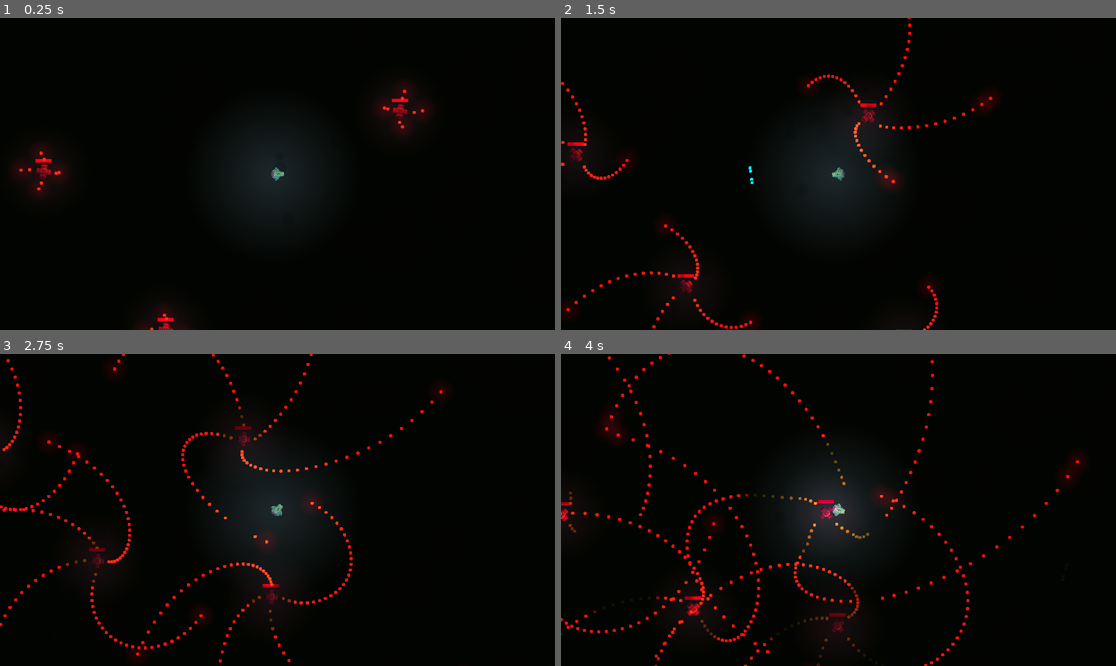
Above: before the commit, frames 1-4 (two rows, left to right).
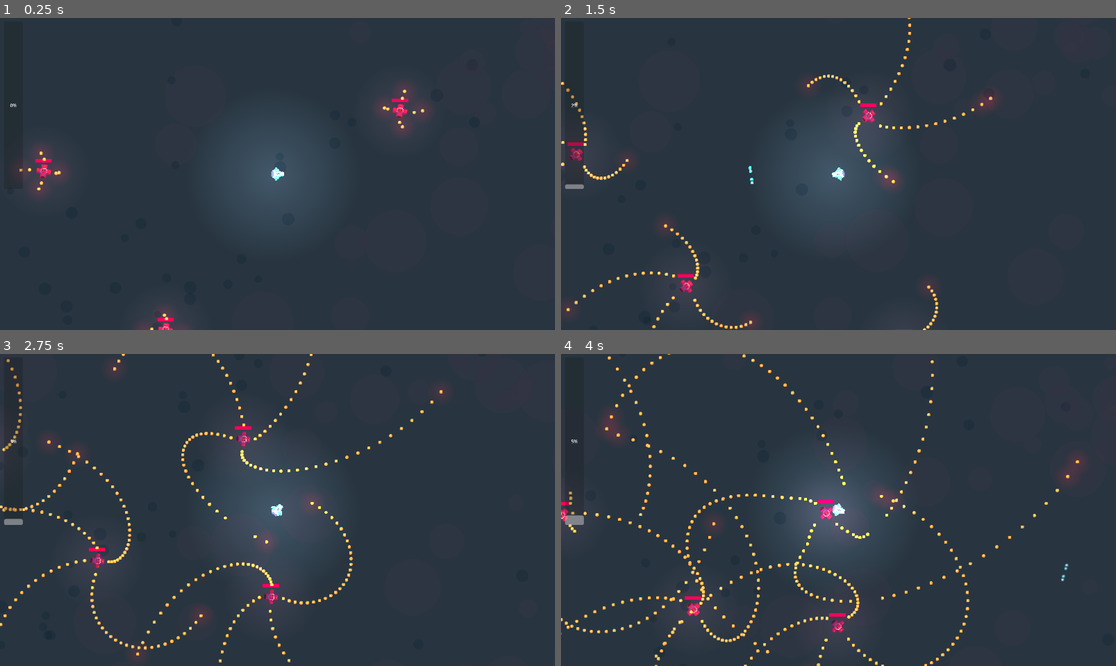
Above: after the commit, the same moments.

Repository: thggs/PeriodicStruggle
Game: Godot game, scene res://scenes/main.tscn
The game is run twice, just before and just after one commit, with the same random seed, the same clock (stepped at 60 frames per second) and the same inputs.
Inputs (mouse positions are in pixels of both pictures, inside the frame that each line leads up to):
- Up to frame 1 (0.25 s): no input
- Up to frame 2 (1.5 s): move the mouse to (960, 158) at 0.52 s; hold D (move_right) 0.53-1.28 s; tap Space (shoot) at 0.6, 1.35 s; move the mouse to (727, 189) at 1.27 s; hold Down (move_down) from 1.28 s (still down)
- Up to frame 3 (2.75 s): move the mouse to (333, 441) at 2.02 s; release Down (move_down) at 2.03 s; hold D (move_right) from 2.03 s (still down); tap Space (shoot) at 2.1 s
- Up to frame 4 (4 s): move the mouse to (810, 572) at 2.77 s; release D (move_right) at 2.78 s; hold W (move_up) 2.78-3.53 s; tap Space (shoot) at 2.85, 3.6 s; move the mouse to (1005, 556) at 3.52 s; hold Left (move_left) from 3.53 s (still down)

The runs differ from the first frame. In frame 1, 100% of the frame differs, in the area x 0-100%, y 0-100%; in frame 2, 100%; in frame 3, 100%; in frame 4, 100%.

Commit message:
Lets hope this doesnt break anything

Diff:
--- a/project.godot
+++ b/project.godot
@@ -14,6 +14,10 @@
 run/main_scene="res://scenes/main.tscn"
 config/features=PackedStringArray("4.2", "Mobile")
 config/icon="res://icon.svg"
+
+[autoload]
+
+PlayerData="*res://scripts/playerdata.gd"
 
 [display]
 
--- a/scenes/main.tscn
+++ b/scenes/main.tscn
@@ -1,22 +1,24 @@
-[gd_scene load_steps=4 format=3 uid="uid://cj1oa6ucghg0r"]
+[gd_scene load_steps=5 format=3 uid="uid://cj1oa6ucghg0r"]
 
 [ext_resource type="PackedScene" uid="uid://2exvxhx8etfy" path="res://scenes/prefabs/player.tscn" id="1_nkkgs"]
 [ext_resource type="PackedScene" uid="uid://cqhh83w7womh8" path="res://scenes/enemycross.tscn" id="3_0cqci"]
 [ext_resource type="Texture2D" uid="uid://y541bedxvveh" path="res://assets/sprites/backcolor.png" id="3_bvdik"]
+[ext_resource type="Script" path="res://scripts/UI/base_bar.gd" id="4_ar6eu"]
 
 [node name="main" type="Node2D"]
 
+[node name="CanvasModulate" type="CanvasModulate" parent="."]
+visible = false
+color = Color(0.0666667, 0.0862745, 0.0156863, 1)
+
 [node name="Background" type="Sprite2D" parent="."]
 z_index = -111
-position = Vector2(1008, 648)
+position = Vector2(977, 730)
 scale = Vector2(1283.4, 1182.89)
 texture = ExtResource("3_bvdik")
 
 [node name="Player" parent="." groups=["entities", "players"] instance=ExtResource("1_nkkgs")]
 position = Vector2(614, 303)
-
-[node name="CanvasModulate" type="CanvasModulate" parent="."]
-color = Color(0.0666667, 0.0862745, 0.0156863, 1)
 
 [node name="Enemy4" parent="." groups=["enemies", "entities"] instance=ExtResource("3_0cqci")]
 position = Vector2(837, 189)
@@ -47,3 +49,13 @@
 detection_range = 500.0
 attack_speed = 0.1
 hp = 7
+
+[node name="CanvasLayer" type="CanvasLayer" parent="."]
+
+[node name="ExpBar" type="ProgressBar" parent="CanvasLayer"]
+offset_left = 14.0
+offset_top = 12.0
+offset_right = 79.0
+offset_bottom = 592.0
+fill_mode = 3
+script = ExtResource("4_ar6eu")
--- a/scenes/prefabs/health_bar.tscn
+++ b/scenes/prefabs/health_bar.tscn
@@ -1,7 +1,7 @@
 [gd_scene load_steps=7 format=3 uid="uid://cr0cua4fem14p"]
 
 [ext_resource type="Texture2D" uid="uid://x85yelasifd4" path="res://assets/sprites/square.png" id="1_1b1ch"]
-[ext_resource type="Script" path="res://scripts/health_bar.gd" id="1_d8f71"]
+[ext_resource type="Script" path="res://scripts/UI/hp_bar.gd" id="1_d8f71"]
 
 [sub_resource type="StyleBoxTexture" id="StyleBoxTexture_5njqn"]
 texture = ExtResource("1_1b1ch")
@@ -57,18 +57,17 @@
 }
 
 [node name="HealthBar" type="Node2D"]
-position = Vector2(0, -0.5)
 script = ExtResource("1_d8f71")
 
 [node name="Sprite2D2" type="Sprite2D" parent="."]
-self_modulate = Color(1, 1, 1, 0.833333)
+self_modulate = Color(1, 1, 1, 0)
 position = Vector2(4, -0.5)
 rotation = 1.5708
 scale = Vector2(0.4, 2.25)
 texture = ExtResource("1_1b1ch")
 
 [node name="ProgressBar" type="ProgressBar" parent="."]
-self_modulate = Color(1, 1, 1, 0.833333)
+self_modulate = Color(1, 1, 1, 0)
 anchors_preset = 5
 anchor_left = 0.5
 anchor_right = 0.5
--- /dev/null
+++ b/scripts/UI/base_bar.gd
@@ -0,0 +1,15 @@
+extends ProgressBar
+#Class represents a Exp progress bar
+#I'd like to make this more gerenic but corrently I don't really know how
+#so.. womp womp
+
+#start
+func _ready():
+	#Change the value of the bar whenever the exp changes
+	#This is connected trough a signal
+	PlayerData.on_exp_change.connect(change_value)
+	pass
+
+#Method responsible for changing the value of this progress bar
+func change_value(value : int):
+	self.value = value
--- a/scripts/player.gd
+++ b/scripts/player.gd
@@ -33,6 +33,7 @@
 
 func shoot(direction: float, speed: float):
 	gun.shoot(speed)
+	PlayerData.exp += 1
 
 func hit(hit : Node):
 	pass
--- /dev/null
+++ b/scripts/playerdata.gd
@@ -0,0 +1,22 @@
+extends Node
+#class that is auto loaded and stores the data related to the player
+
+@export var exp : int = 0 :
+	get:
+		return exp
+	set(value):
+		exp = value
+		emit_signal("on_exp_change", exp)
+
+@export var level : int = 0 :
+	get:
+		return level
+	set(value):
+		level = value
+		emit_signal("on_level_change", level)
+
+#Called when exp changes
+signal on_exp_change(new_value)
+
+#Called when level changes
+signal on_level_change(new_value)
Binary file added: assets/sprites/ship_spritesheet.aseprite
Binary file added: assets/sprites/ship_spritesheet.png
Not shown, changed: assets/sprites/ship_spritesheet.png.import
Renamed: scripts/health_bar.gd -> scripts/UI/hp_bar.gd
